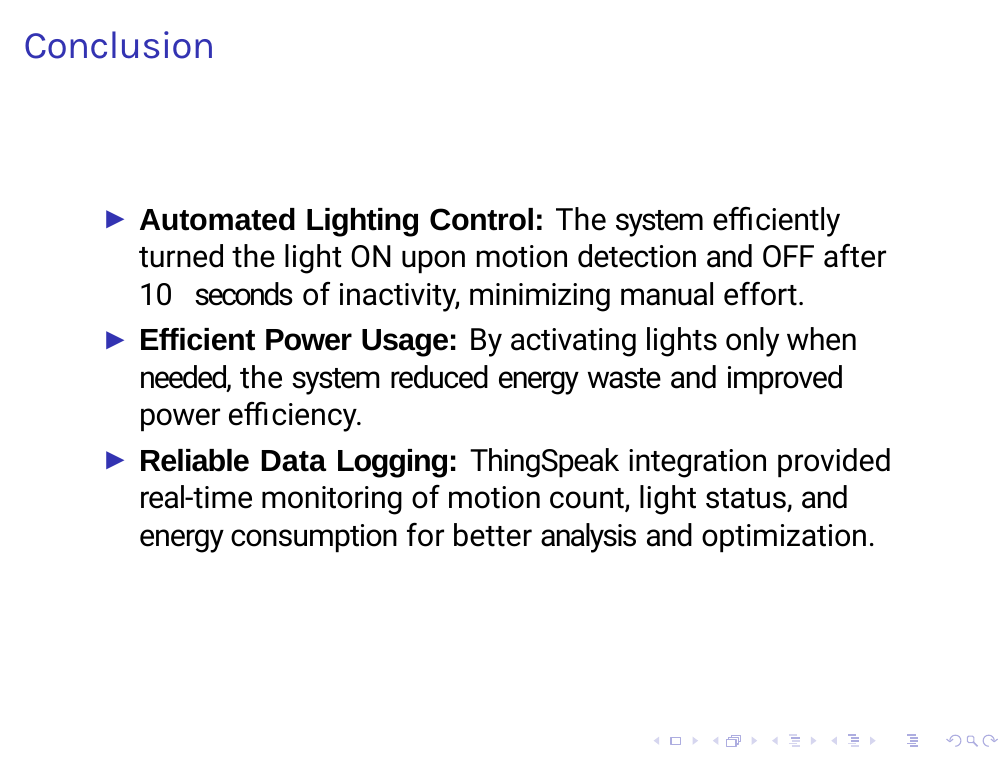
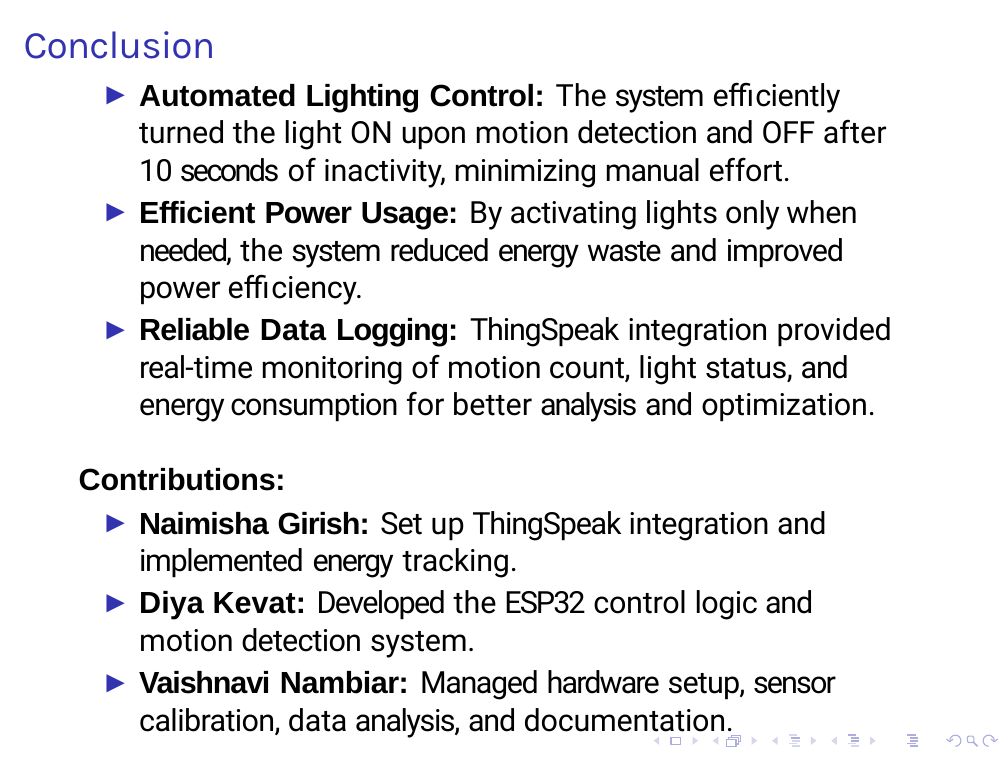
Before and after one commit to Diya-Kevat/IoT-Based-Classroom-Light-Control-System, a slide deck: slide 5 of iot_presentation.pptx. Drawn at 1008x757 pixels with LibreOffice and Linux fonts; fonts in the diff are those of the drawing. Boxes give left, top, right and bottom in pixels: in the first picture for what was removed or moved away, otherwise in the second. Text is boxed around its words. In the diff, an @@ line names an element or a change of style, - is before the commit and + after.

```diff
--- a/iot_presentation.pptx
+++ b/iot_presentation.pptx
@@ text "Automated Lighting Control: The system ...": place and size @@
-text "Automated Lighting Control: The system ..." at (139,206,891,553)
+text "Automated Lighting Control: The system ..." at (79,82,892,738)
@@ text at (139,82,892,422): letter spacing -0.5 to -0.4 pt in "energy"; indent changed; less space between paragraphs @@
@@ text at (79,468,836,738): paragraphs added @@
+Contributions:
+► Naimisha Girish: Set up ThingSpeak integration and implemented energy tracking.
+► Diya Kevat: Developed the ESP32 control logic and motion detection system.
+► Vaishnavi Nambiar: Managed hardware setup, sensor calibration, data analysis, and documentation.
```
